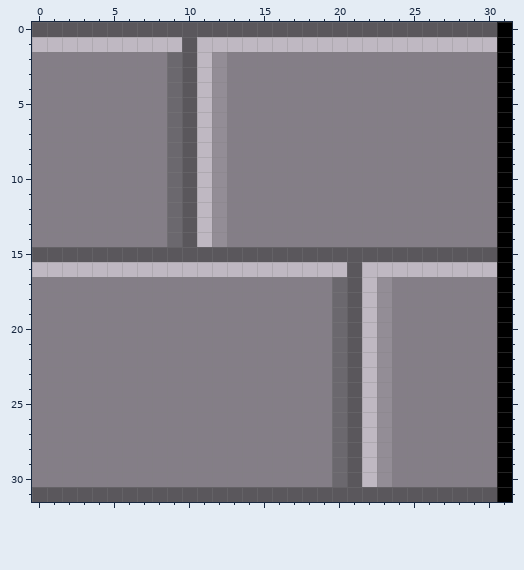
Pixel-art file: Assets/Sprites/StoneRight.aseprite. That is the earlier state.
32x32 pixels, 1 frame.
Now the later version:
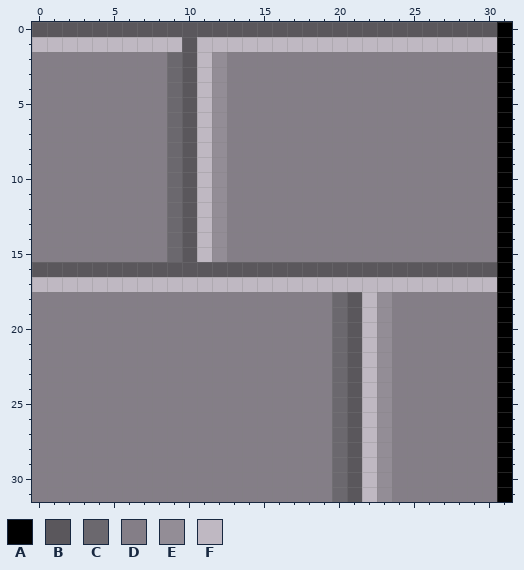
Palette (. is transparent): A #000000  B #5a575c  C #6b686e  D #847e87  E #938d96  F #bfb8c2
What changed:
@@ x 0..31 @@
 14 DDDDDDDDDCBFEDDDDDDDDDDDDDDDDDDA
-15 BBBBBBBBBBBBBBBBBBBBBBBBBBBBBBBA
-16 FFFFFFFFFFFFFFFFFFFFFBFFFFFFFFFA
-17 DDDDDDDDDDDDDDDDDDDDCBFEDDDDDDDA
+15 DDDDDDDDDCBFEDDDDDDDDDDDDDDDDDDA
+16 BBBBBBBBBBBBBBBBBBBBBBBBBBBBBBBA
+17 FFFFFFFFFFFFFFFFFFFFFFFFFFFFFFFA
 18 DDDDDDDDDDDDDDDDDDDDCBFEDDDDDDDA
@@ x 0..31 @@
 30 DDDDDDDDDDDDDDDDDDDDCBFEDDDDDDDA
-31 BBBBBBBBBBBBBBBBBBBBBBBBBBBBBBBA
+31 DDDDDDDDDDDDDDDDDDDDCBFEDDDDDDDA
Pixel boxes of the changes (left, top, right, bottom) in both pictures:
changed: (32, 247, 497, 292)
changed: (32, 487, 497, 502)
